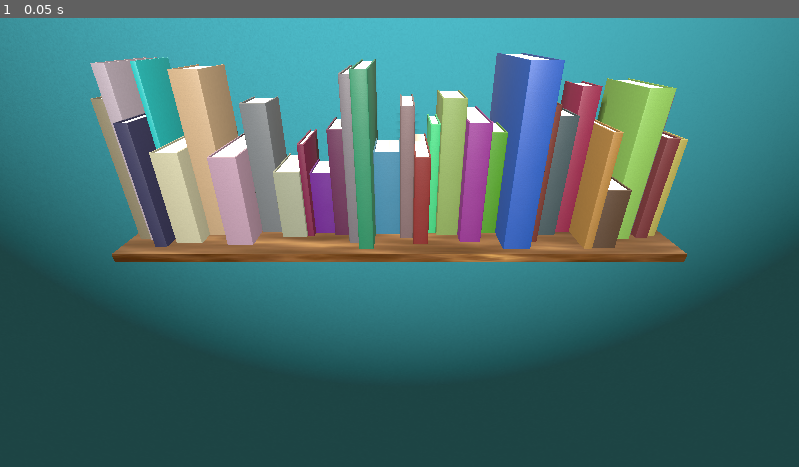
Above: before the commit, frame 1.
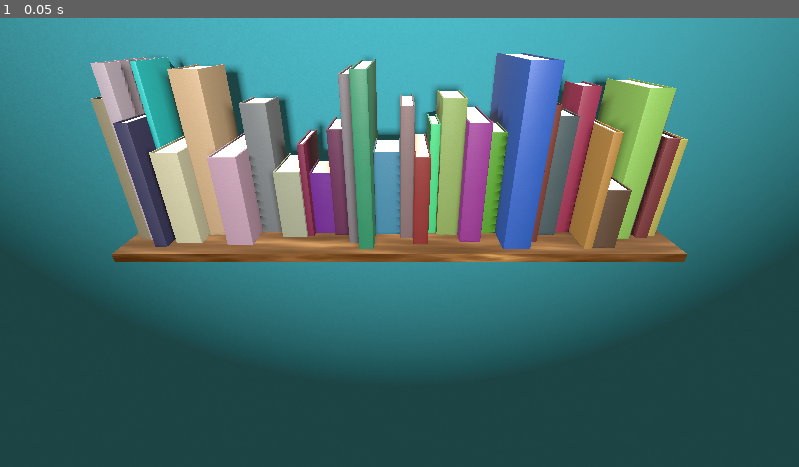
Above: after the commit, the same moment.

Repository: anti-matt-er/LD54-BookStacker
Game: Godot game, scene res://scenes/demo.tscn
Same seed, same stepped clock (60 frames per second), same inputs: the game is played once before the commit and once after it.
Inputs:
- Up to frame 1 (0.05 s): no input

The runs differ from the first frame. In frame 1, 1.9% of the frame differs, in the area x 11-86%, y 8-51%.

Commit message:
Shadow tweaks

Diff:
--- a/project.godot
+++ b/project.godot
@@ -25,5 +25,7 @@
 
 [rendering]
 
+lights_and_shadows/directional_shadow/soft_shadow_filter_quality=5
+lights_and_shadows/positional_shadow/soft_shadow_filter_quality=5
 anti_aliasing/quality/msaa_3d=1
 anti_aliasing/quality/screen_space_aa=1
--- a/scenes/demo.tscn
+++ b/scenes/demo.tscn
@@ -58,6 +58,7 @@
 transform = Transform3D(1, 0, 0, 0, 1, 0, 0, 0, 1, 0, 0.731, 1.085)
 light_energy = 2.5
 shadow_enabled = true
+shadow_bias = 0.01
 omni_range = 1.76125
 
 [node name="WorldEnvironment" type="WorldEnvironment" parent="."]
